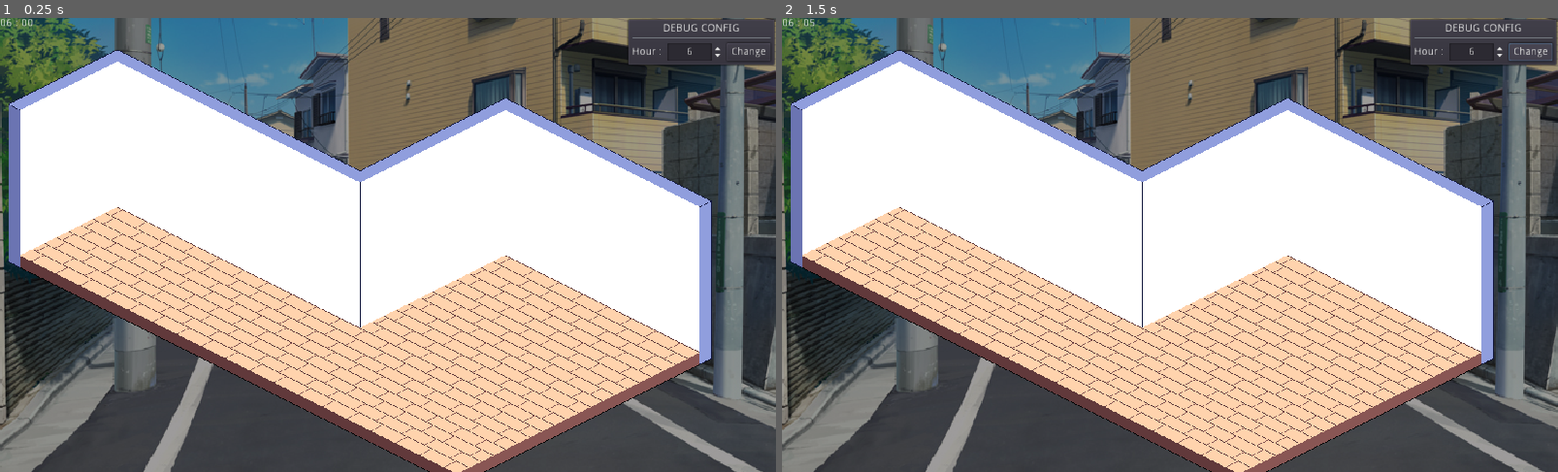
Above: before the commit, frames 1-2 (left to right).
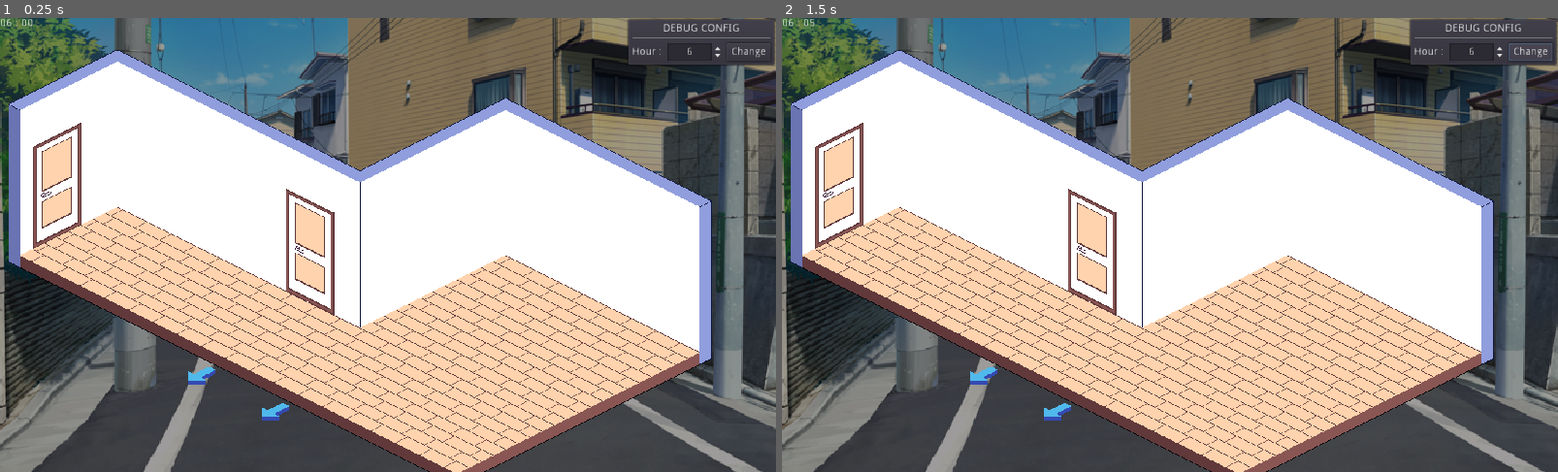
Above: after the commit, the same moments.

Repository: rokugatsujuni/one-roof
Game: Godot game, scene res://scenes/places/house/house.tscn
Same seed, same stepped clock (60 frames per second), same inputs: the game is played once before the commit and once after it.
Inputs:
- Up to frame 1 (0.25 s): no input
- Up to frame 2 (1.5 s): click "Change" at 0.5 s; click "Change" at 1.25 s

The runs differ from the first frame. In frame 1, 2.0% of the frame differs, in the area x 4-44%, y 23-89%; in frame 2, 2.0%.

Commit message:
add interior

Diff:
--- /dev/null
+++ b/scenes/interiors/arrow/arrow.tscn
@@ -0,0 +1,9 @@
+[gd_scene load_steps=2 format=2]
+
+[ext_resource path="res://assets/texure/interior/arrow.png" type="Texture" id=1]
+
+[node name="Arrow" type="Position2D"]
+
+[node name="Sprite" type="Sprite" parent="."]
+texture = ExtResource( 1 )
+hframes = 2
--- /dev/null
+++ b/scenes/interiors/door/door.tscn
@@ -0,0 +1,9 @@
+[gd_scene load_steps=2 format=2]
+
+[ext_resource path="res://assets/texure/interior/door.png" type="Texture" id=1]
+
+[node name="Door" type="Position2D"]
+
+[node name="Sprite" type="Sprite" parent="."]
+texture = ExtResource( 1 )
+hframes = 3
--- /dev/null
+++ b/scenes/places/bed_room/BedRoom.tscn
@@ -0,0 +1,24 @@
+[gd_scene load_steps=3 format=2]
+
+[ext_resource path="res://assets/tile/floor/floor_tile.tres" type="TileSet" id=1]
+[ext_resource path="res://assets/tile/wall/wall_outer_tile.tres" type="TileSet" id=2]
+
+[node name="BedRoom" type="Node2D"]
+
+[node name="OuterWall" type="TileMap" parent="."]
+mode = 1
+tile_set = ExtResource( 2 )
+cell_size = Vector2( 128, 64 )
+cell_y_sort = true
+format = 1
+tile_data = PoolIntArray( 7, 4, 0, 8, 0, 0, 9, 0, 0, 10, 0, 0, 11, 0, 0, 12, 0, 0, 65543, 2, 0, 131079, 2, 0, 196615, 2, 0, 262151, 2, 0 )
+
+[node name="Floor" type="TileMap" parent="."]
+mode = 1
+tile_set = ExtResource( 1 )
+cell_size = Vector2( 128, 64 )
+cell_y_sort = true
+format = 1
+tile_data = PoolIntArray( 65544, 1, 0, 65545, 1, 0, 65546, 1, 0, 65547, 1, 0, 65548, 1, 0, 131080, 1, 0, 131081, 1, 0, 131082, 1, 0, 131083, 1, 0, 131084, 1, 0, 196616, 1, 0, 196617, 1, 0, 196618, 1, 0, 196619, 1, 0, 196620, 1, 0, 262152, 1, 0, 262153, 1, 0, 262154, 1, 0, 262155, 1, 0, 262156, 1, 0 )
+
+[node name="Interior" type="YSort" parent="."]
--- a/scenes/places/house/house.tscn
+++ b/scenes/places/house/house.tscn
@@ -11,7 +11,9 @@
 [ext_resource path="res://scenes/ambience/Light2D.tscn" type="PackedScene" id=9]
 [ext_resource path="res://scenes/ambience/ambiences.gd" type="Script" id=10]
 [ext_resource path="res://assets/texure/ambience/ambience.tres" type="Gradient" id=11]
+[ext_resource path="res://scenes/interiors/door/door.tscn" type="PackedScene" id=12]
 [ext_resource path="res://scenes/_debug/TimeDayDebug.tscn" type="PackedScene" id=13]
+[ext_resource path="res://scenes/interiors/arrow/arrow.tscn" type="PackedScene" id=14]
 
 [node name="House" type="Node2D"]
 script = ExtResource( 1 )
@@ -44,6 +46,24 @@
 format = 1
 
 [node name="Interior" type="YSort" parent="."]
+
+[node name="Door" parent="Interior" instance=ExtResource( 12 )]
+position = Vector2( 318, 296 )
+
+[node name="Door2" parent="Interior" instance=ExtResource( 12 )]
+position = Vector2( -16, 209 )
+scale = Vector2( -1, 1 )
+
+[node name="Sprite" parent="Interior/Door2" index="0"]
+frame = 1
+
+[node name="Arrow" parent="Interior" instance=ExtResource( 14 )]
+position = Vector2( 173, 453 )
+scale = Vector2( -1, 1 )
+
+[node name="Arrow2" parent="Interior" instance=ExtResource( 14 )]
+position = Vector2( 270, 501 )
+scale = Vector2( -1, 1 )
 
 [node name="Ambiences" type="Node2D" parent="."]
 script = ExtResource( 10 )
@@ -105,3 +125,5 @@
 margin_top = 26.0
 margin_right = 183.0
 margin_bottom = 50.0
+
+[editable path="Interior/Door2"]
Binary file added: assets/texure/interior/arrow.png
Not shown, added: assets/texure/interior/arrow.png.import
Binary file added: assets/texure/interior/door.png
Not shown, added: assets/texure/interior/door.png.import
Not shown: 1 places in scenes/places/house/house.tscn that only renumber resources
